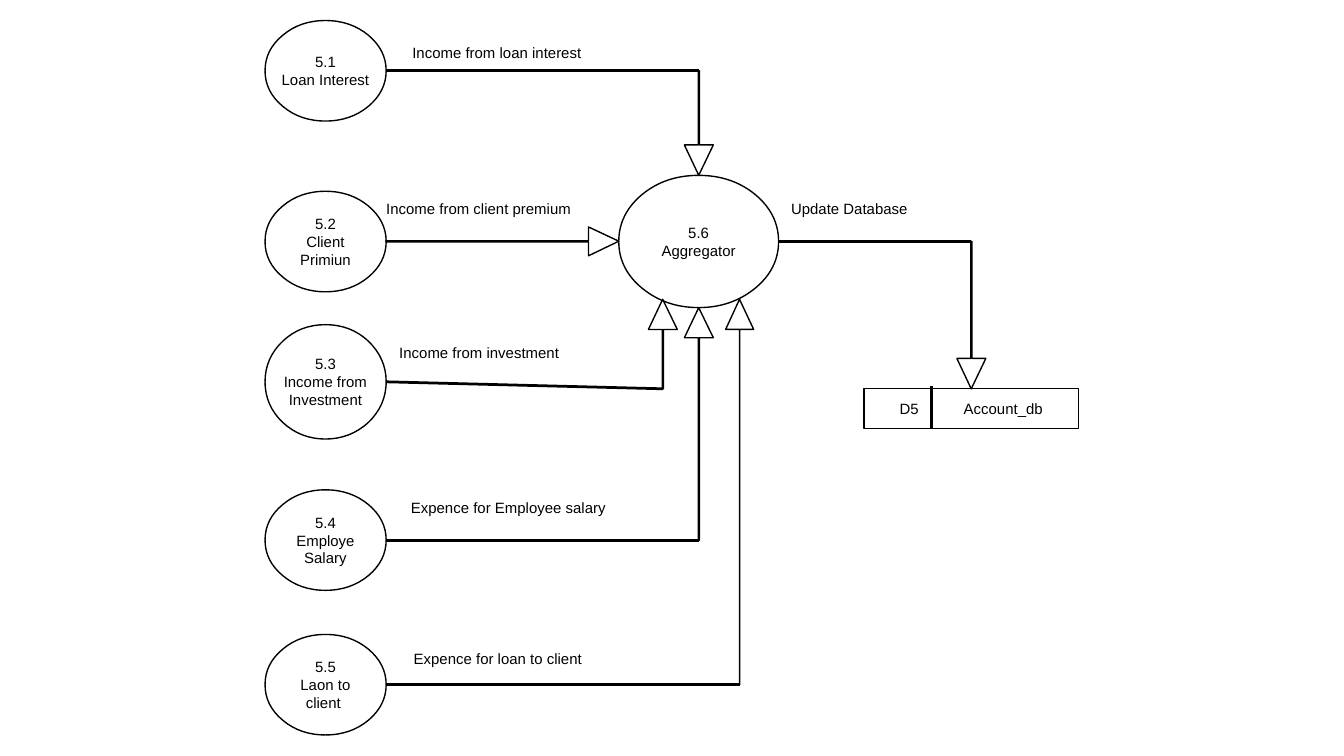
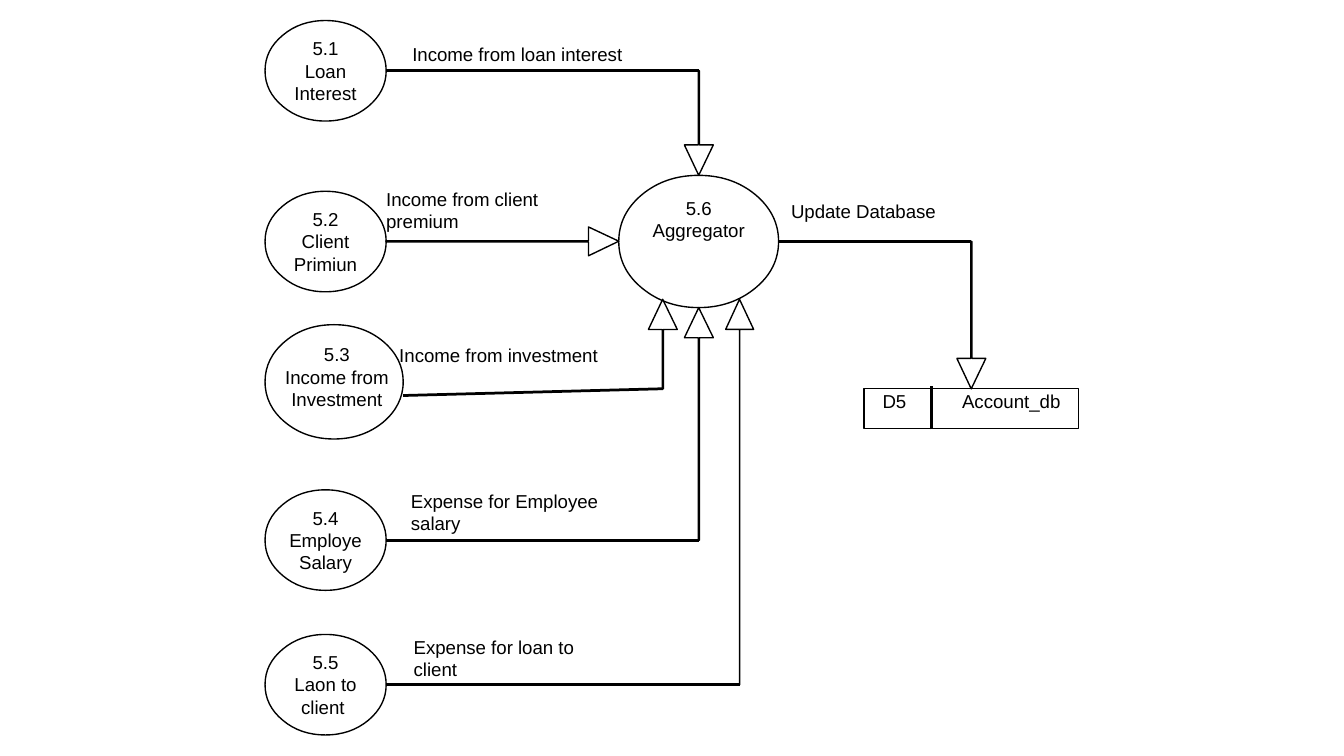
Before and after one commit to sayan801/MoneyMarkettingManager, a slide deck: slide 1 of Report/DFD/MFMS 1 level 2.ppt. Drawn at 1344x756 pixels with LibreOffice and Linux fonts; fonts in the diff are those of the drawing. Boxes give left, top, right and bottom in pixels: in the first picture for what was removed or moved away, otherwise in the second. Text is boxed around its words. In the diff, an @@ line names an element or a change of style, - is before the commit and + after.

```diff
--- a/Report/DFD/MFMS 1 level 2.ppt
+++ b/Report/DFD/MFMS 1 level 2.ppt
@@ text "5.1": place and size @@
-text "5.1" at [282, 56, 369, 85]
+text "5.1" at [294, 42, 356, 101]
@@ size 8 to 10 pt in 11 elements at [399, 348, 598, 367], [791, 204, 936, 222], [883, 394, 1060, 412], [289, 512, 361, 573], [294, 656, 357, 715], [294, 213, 357, 271], [386, 192, 538, 232], [653, 202, 745, 241], [294, 42, 356, 101], [285, 348, 388, 407], [412, 47, 622, 62] @@
@@ text "Income from client premium": place and size @@
-text "Income from client premium" at [386, 203, 571, 217]
+text "Income from client premium" at [386, 192, 538, 232]
@@ text "5.6": place and size @@
-text "5.6" at [662, 227, 736, 259]
+text "5.6" at [653, 202, 745, 241]
@@ freeform shape: place and size @@
-freeform shape at [265, 325, 386, 439]
+freeform shape at [265, 325, 403, 439]
@@ text "5.3": place and size @@
-text "5.3" at [284, 358, 367, 405]
+text "5.3" at [285, 348, 388, 407]
@@ freeform shape: place and size @@
-freeform shape at [386, 382, 663, 388]
+freeform shape at [403, 388, 663, 395]
@@ text "D5 Account_db": place and size @@
-text "D5 Account_db" at [900, 403, 1043, 417]
+text "D5 Account_db" at [883, 394, 1060, 412]
@@ text at [411, 494, 598, 534]: text changed; size 8 to 10 pt @@
-Expence for Employee salary
+Expense for Employee salary
@@ text at [414, 640, 574, 677]: text changed; size 8 to 10 pt @@
-Expence for loan to client
+Expense for loan to client
```
Also in this commit, not shown: 10 other files.
